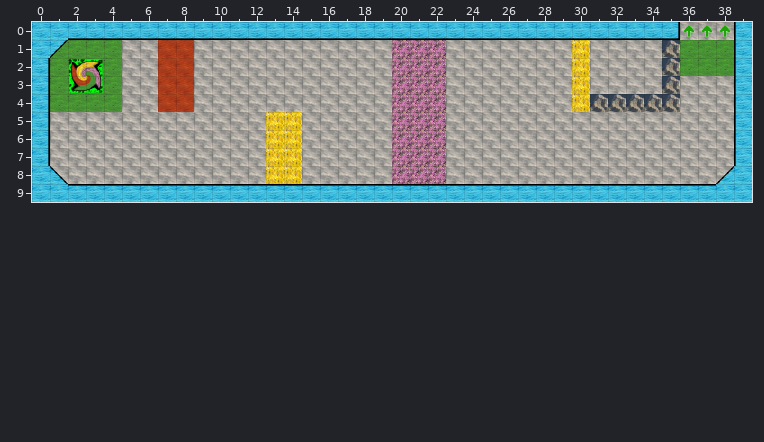
Tiled map: assets/tile/level4.tmx. Above: the version before the commit.
Cells are 32x32 px. Shown: x 0..39, y 0..9.
After the commit:
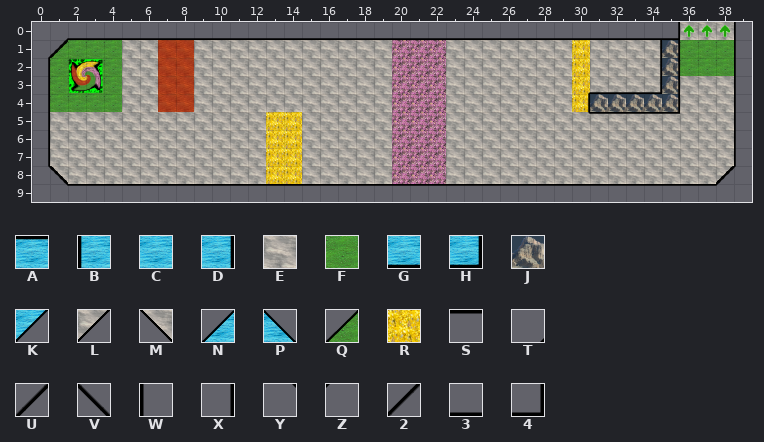
Key: from "ground_set": A 1, B 16, C 17, D 18, E 20, F 23, G 33, H 34, J 86, K 96, L 102, M 103, N 112, P 113, Q 120, R 130, S 193, T 195, U 197, V 198, W 208, X 210, Y 211, Z 212, 2 214, 3 225, 4 226.
_ is an empty cell, # one hidden under a higher layer.
Edits made:
Layer "grass":
y 1: x 1 F -> Q; x 35 F -> J
y 2: x 35 F -> J
y 3: x 35 E -> J
y 4: x 30 # -> R; x 35 E -> J
y 8: x 1 E -> M; x 38 E -> L
Layer "water":
y 0: x 0..35 CCGGGGGGGGGGGGGGGGGGGGGGGGGGGGGGGGGH -> _T3333333333333333333333333333333334; x 39 B -> W
y 1: x 0..1 CK -> T2; x 34..35 _J -> XX; x 39 B -> W
y 2: x 0 D -> X; x 34..35 _J -> XX; x 39 B -> W
y 3: x 0 D -> X; x 31..35 ____J -> 3334X; x 39 B -> W
y 4: x 0 D -> X; x 30 R -> X; x 35 J -> X; x 39 B -> W
y 5: x 0 D -> X; x 31..35 _____ -> SSSSS; x 39 B -> W
y 6..7: x 0 D -> X; x 39 B -> W
y 8: x 0..1 CP -> YV; x 38..39 NC -> UZ
y 9: x 0..39 CCAAAAAAAAAAAAAAAAAAAAAAAAAAAAAAAAAAAACC -> _YSSSSSSSSSSSSSSSSSSSSSSSSSSSSSSSSSSSSZ_
Changed places in both pictures, as pixel boxes (x1, y1, x2, y2):
changed: (32, 22, 752, 202)
